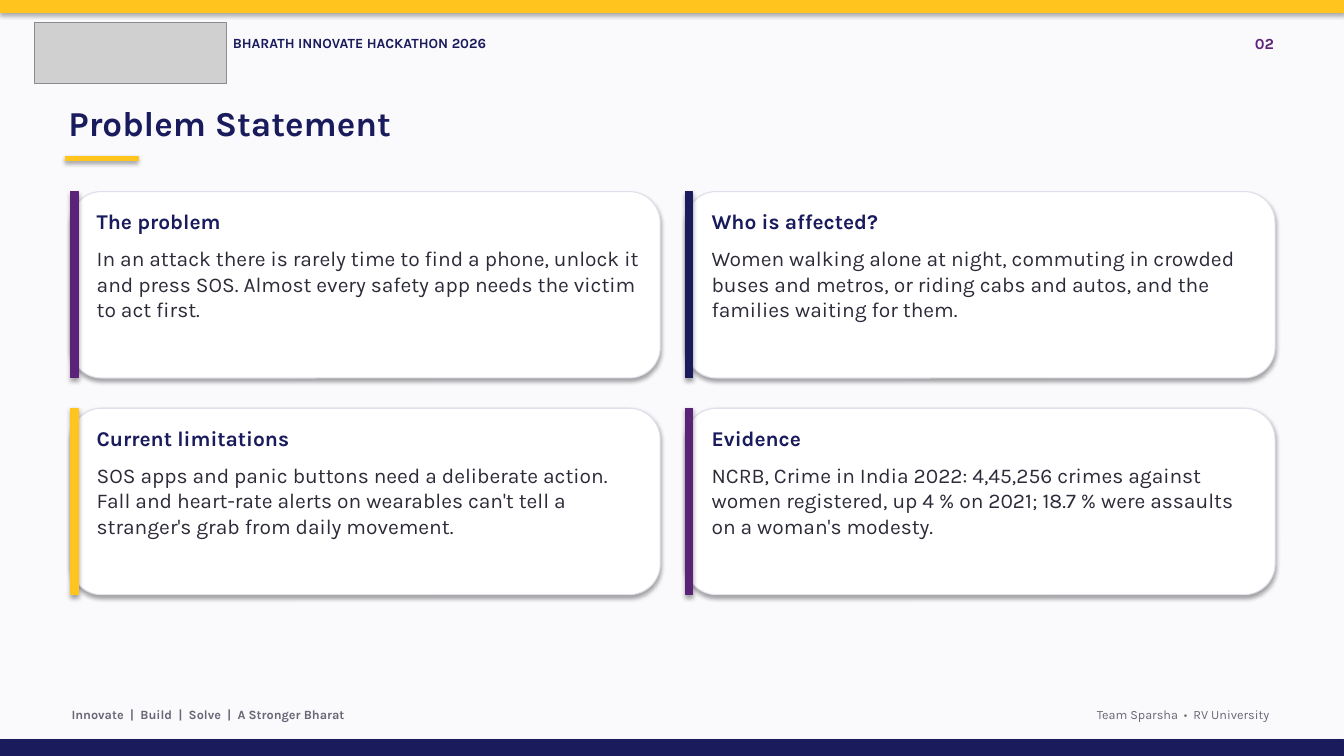
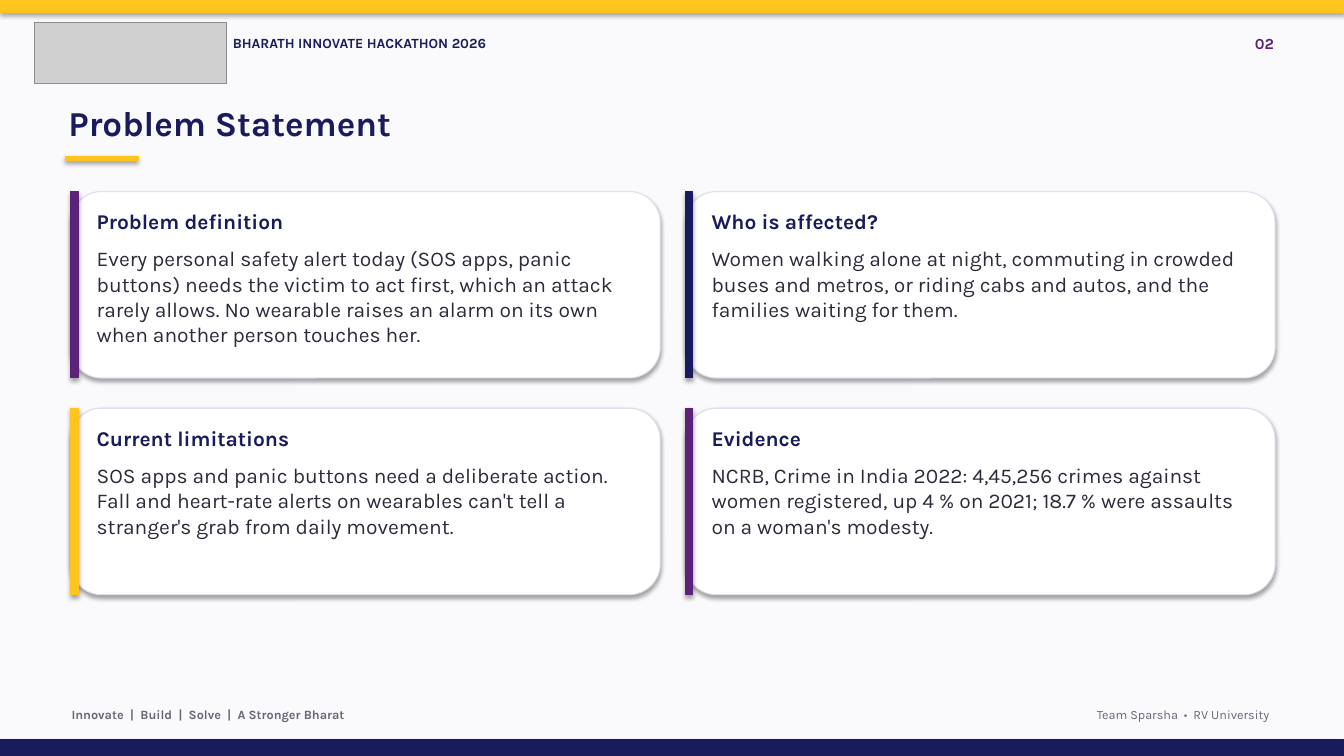
Before and after one commit to Bhajanth13/SparshaGuard, a slide deck: slide 2 of docs/SparshaGuard_BIH2026.pptx. Drawn at 1344x756 pixels with LibreOffice and Linux fonts; fonts in the diff are those of the drawing; grey boxes stand for pictures. Boxes give left, top, right and bottom in pixels: in the first picture for what was removed or moved away, otherwise in the second. Text is boxed around its words. In the diff, an @@ line names an element or a change of style, - is before the commit and + after.

Commit message:
Deck slide 2: a clear problem definition

```diff
--- a/docs/SparshaGuard_BIH2026.pptx
+++ b/docs/SparshaGuard_BIH2026.pptx
@@ text at <box>97,214,284,230</box>: text changed @@
-The problem
+Problem definition
@@ text at <box>97,251,613,347</box>: text changed @@
-In an attack there is rarely time to find a phone, unlock it and press SOS. Almost every safety app needs the victim to act first.
+Every personal safety alert today (SOS apps, panic buttons) needs the victim to act first, which an attack rarely allows. No wearable raises an alarm on its own when another person touches her.
```
